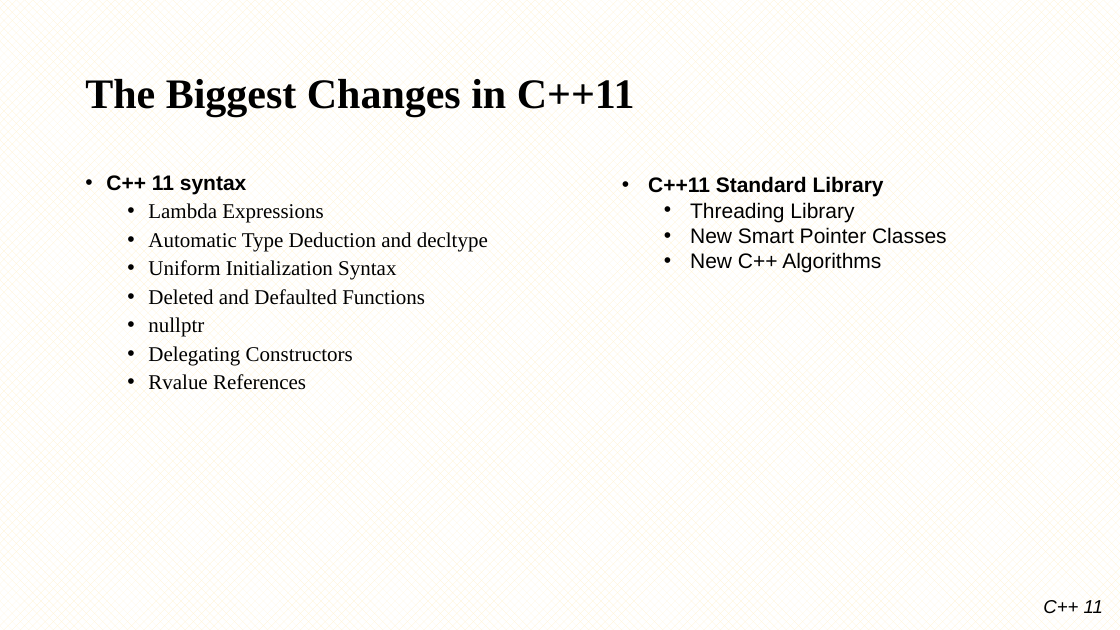
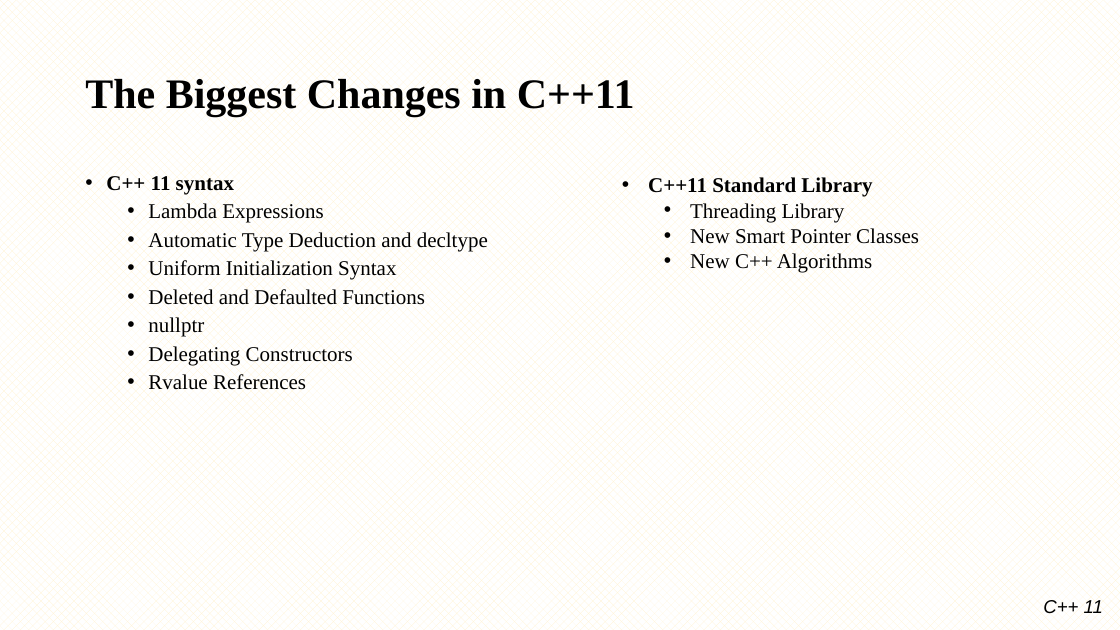
Before and after one commit to minhthedt/hello-world, a slide deck: slide 5 of Training/LG_Training_C++11.pptx. Drawn at 1120x630 pixels with LibreOffice and Linux fonts; fonts in the diff are those of the drawing; background and template pictures are left out. Boxes give left, top, right and bottom in pixels: in the first picture for what was removed or moved away, otherwise in the second. Text is boxed around its words. In the diff, an @@ line names an element or a change of style, - is before the commit and + after.

```diff
--- a/Training/LG_Training_C++11.pptx
+++ b/Training/LG_Training_C++11.pptx
@@ text at [106, 176, 234, 194]: font Arial to Times New Roman in "C++ 11 syntax" @@
@@ text "C++11 Standard Library" at [648, 177, 919, 273]: font Arial to Times New Roman @@
```
Also in this commit, not shown: 1 other slide changed, 18 other files.
